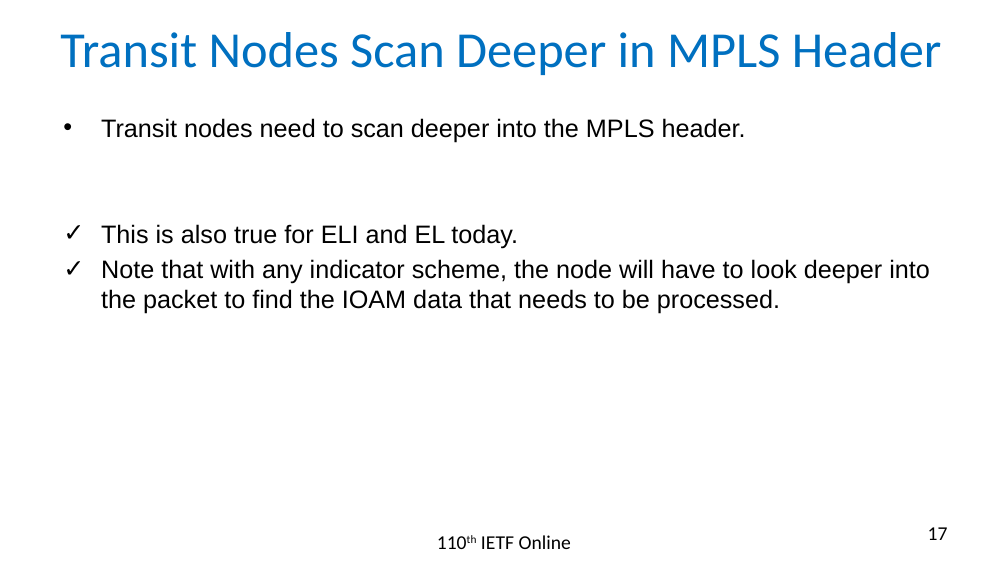
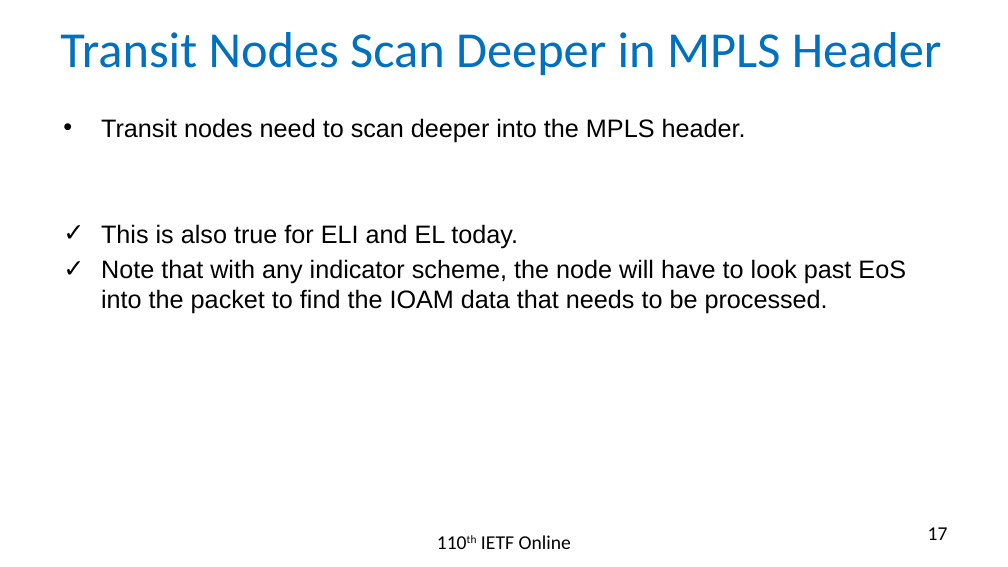
Before and after one commit to rakgandhi/ietf-slides, a slide deck: slide 17 of draft-gandhi-mpls-ioam-sr-05.pptx. Drawn at 1008x567 pixels with LibreOffice and Linux fonts; fonts in the diff are those of the drawing. Boxes give left, top, right and bottom in pixels: in the first picture for what was removed or moved away, otherwise in the second. Text is boxed around its words. In the diff, an @@ line names an element or a change of style, - is before the commit and + after.

```diff
--- a/draft-gandhi-mpls-ioam-sr-05.pptx
+++ b/draft-gandhi-mpls-ioam-sr-05.pptx
@@ text at (x1=101, y1=259, x2=906, y2=314): text changed @@
-✓ Note that with any indicator scheme, the node will have to look deeper into the packet to find the IOAM data that needs to be processed.
+✓ Note that with any indicator scheme, the node will have to look past EoS into the packet to find the IOAM data that needs to be processed.
```
Also in this commit, not shown: 5 other slides changed, 1 other file.
